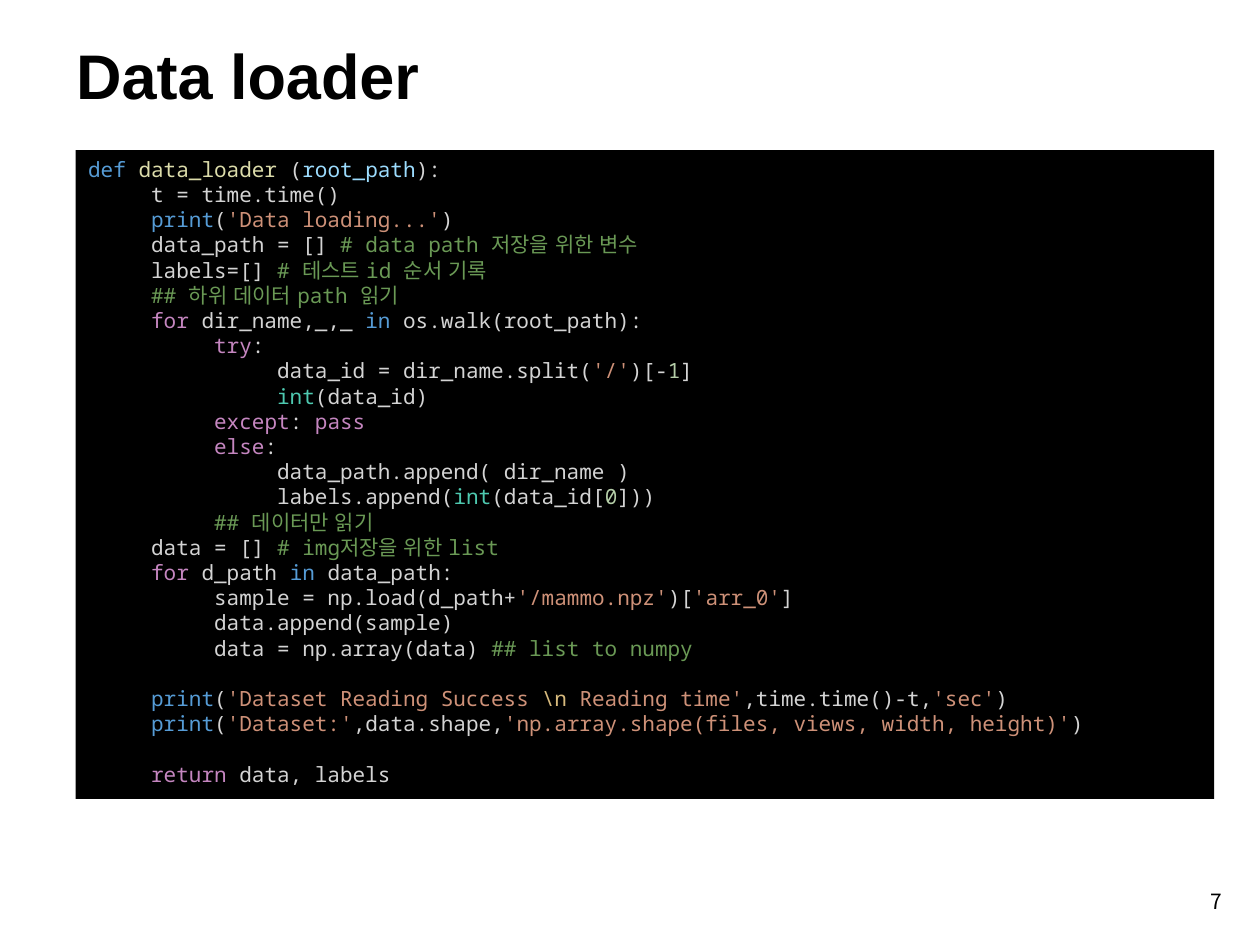
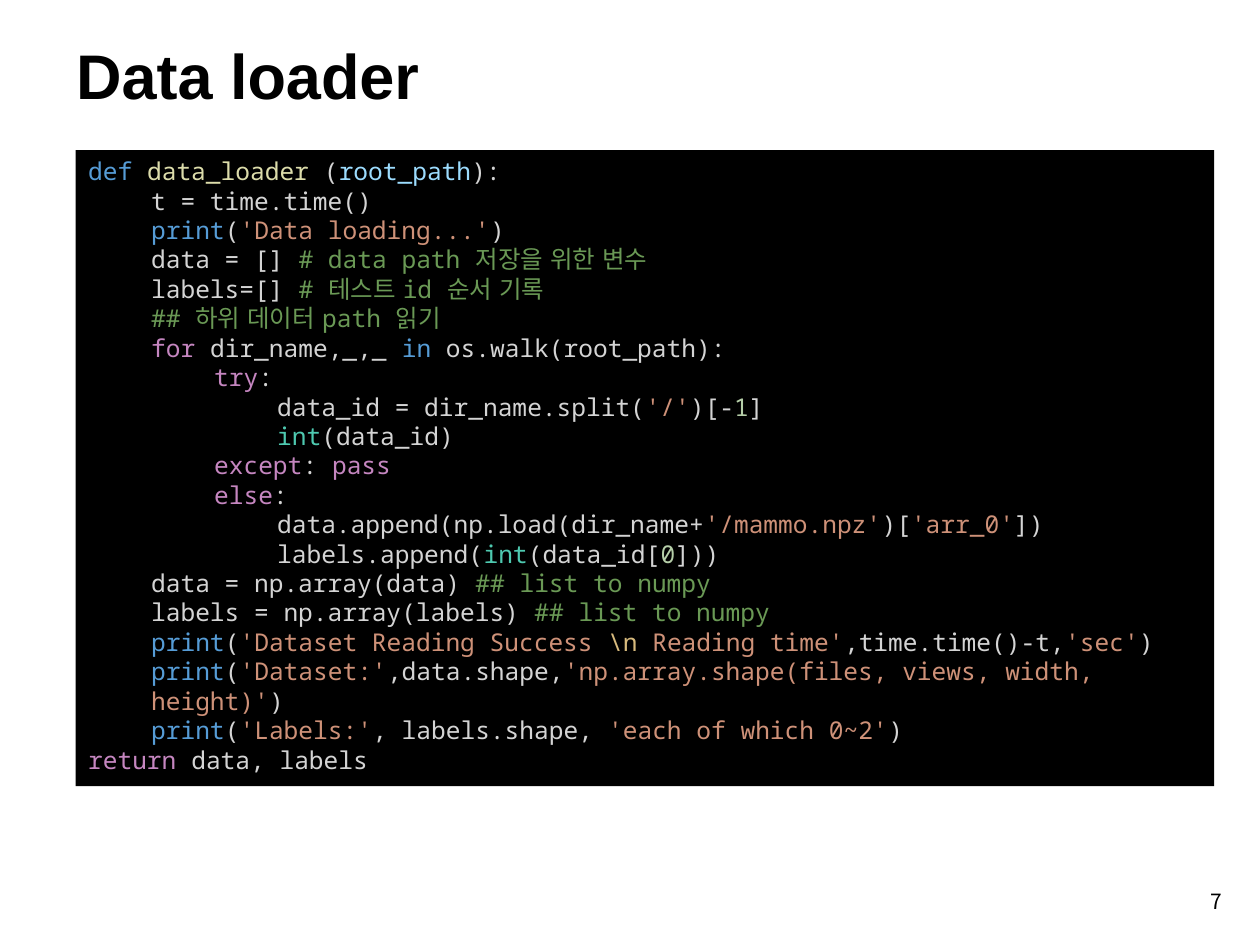
Before and after one commit to nccaiteam/KHD2019_MAMMO, a slide deck: slide 7 of introduction.pptx. Drawn at 1260x945 pixels with LibreOffice and Linux fonts; fonts in the diff are those of the drawing; background and template pictures are left out. Boxes give left, top, right and bottom in pixels: in the first picture for what was removed or moved away, otherwise in the second. Text is boxed around its words. In the diff, an @@ line names an element or a change of style, - is before the commit and + after.

Commit message:
ppt_mod

```diff
--- a/introduction.pptx
+++ b/introduction.pptx
@@ rectangle "def data_loader (root_path):" resized from (x1=76, y1=150, x2=1213, y2=799) to (x1=76, y1=150, x2=1213, y2=786) @@
@@ text in rectangle at (x1=88, y1=161, x2=1154, y2=773): size 12 to 14 pt in "def data_loader (root_path):", "t = time.time()", "print('Data loading...')", "labels=[] # 테스트 id 순서 기록" and 12 more places; list level 3 to 2 in "data = np.array(data) ## list ..."; list level 2 to 1 in "return data, labels" @@
@@ text in rectangle at (x1=151, y1=248, x2=647, y2=274): text changed; size 12 to 14 pt @@
-  data_path = [] # data path 저장을 위한 변수
+  data = [] # data path 저장을 위한 변수
@@ text in rectangle at (x1=151, y1=512, x2=793, y2=635): paragraphs removed @@
-    ## 데이터만 읽기
-  data = [] # img저장을 위한 list
-  for d_path in data_path:
-    sample = np.load(d_path+'/mammo.npz')['arr_0']
-    data.append(sample)
@@ text in rectangle at (x1=277, y1=514, x2=1043, y2=539): text changed; size 12 to 14 pt @@
-      data_path.append( dir_name )
+      data.append(np.load(dir_name+'/mammo.npz')['arr_0'])
@@ text in rectangle at (x1=151, y1=602, x2=770, y2=627): paragraph added @@
+  labels = np.array(labels) ## list to numpy
@@ text in rectangle at (x1=151, y1=720, x2=903, y2=745): paragraph added @@
+  print('Labels:', labels.shape, 'each of which 0~2')
```
